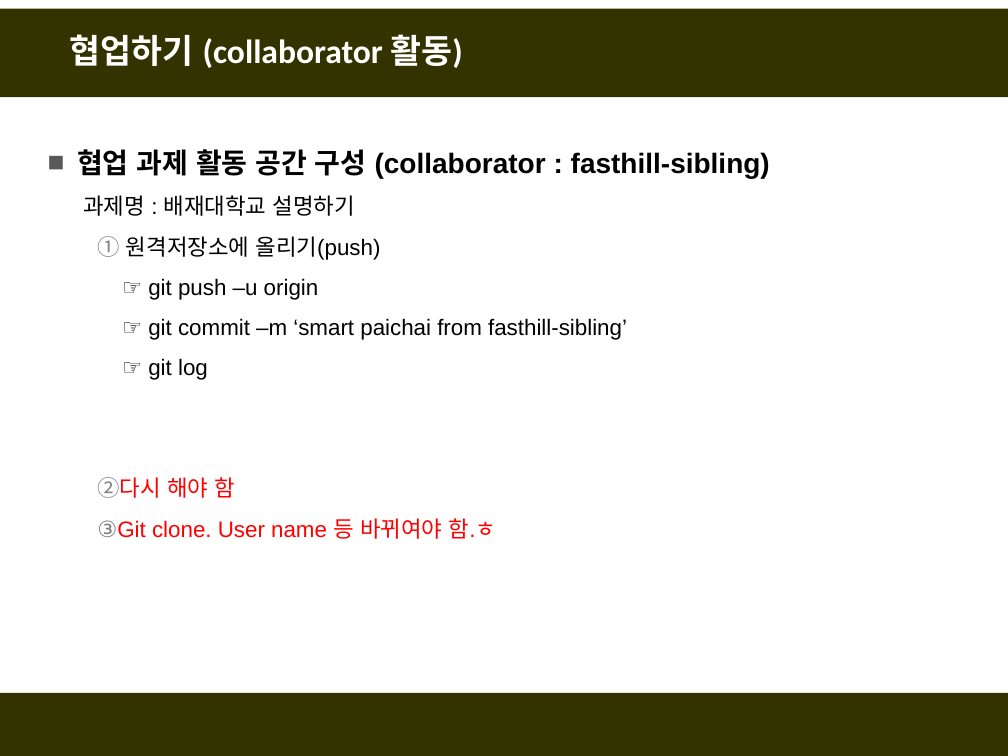
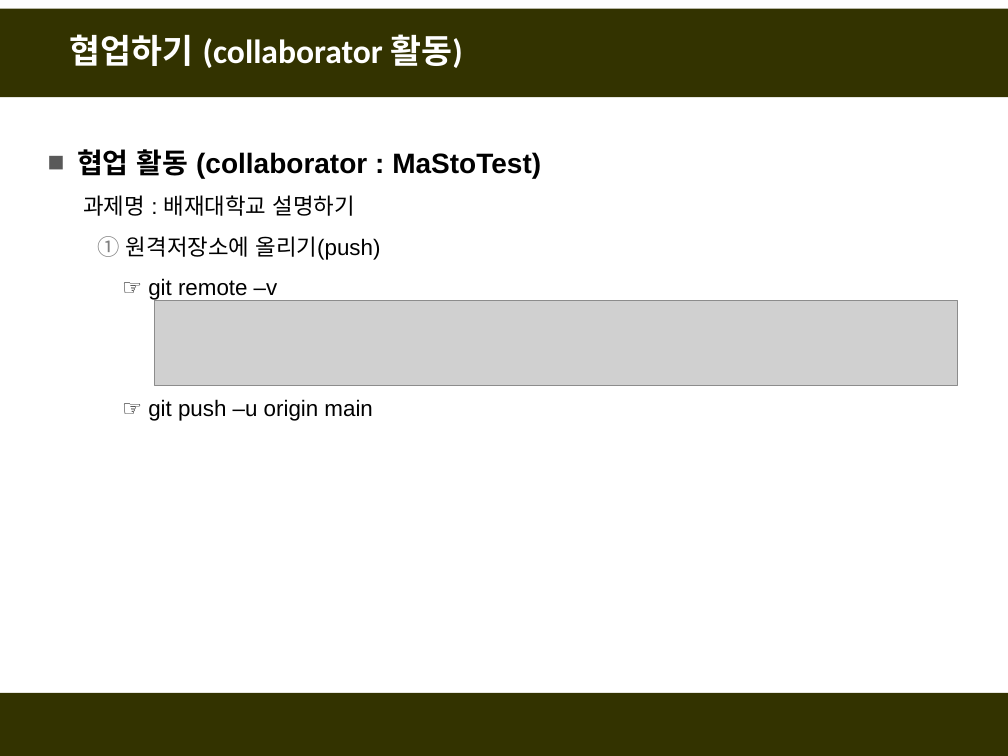
Before and after one commit to fasthill/github-lecture, a slide deck: slide 23 of git및github첫걸음4-협업하기.pptx. Drawn at 1008x756 pixels with LibreOffice and Linux fonts; fonts in the diff are those of the drawing; grey boxes stand for pictures. Boxes give left, top, right and bottom in pixels: in the first picture for what was removed or moved away, otherwise in the second. Text is boxed around its words. In the diff, an @@ line names an element or a change of style, - is before the commit and + after.

```diff
--- a/git및github첫걸음4-협업하기.pptx
+++ b/git및github첫걸음4-협업하기.pptx
@@ text at [77, 149, 541, 178]: text changed @@
-■ 협업 과제 활동 공간 구성 (collaborator : fasthill-sibling)
+■ 협업 활동 (collaborator : MaStoTest)
@@ text at [148, 278, 372, 421]: text changed @@
-  ☞ git push –u origin
-  ☞ git commit –m ‘smart paichai from fasthill-sibling’
-  ☞ git log
-  1. 다시 해야 함
-  2. Git clone. User name 등 바뀌여야 함.ㅎ
+  ☞ git remote –v
+  ☞ git push –u origin main
@@ picture added at [154, 300, 958, 385] @@
```
Also in this commit, not shown: 16 other slides changed, 8 slides added, 2 slides removed.
